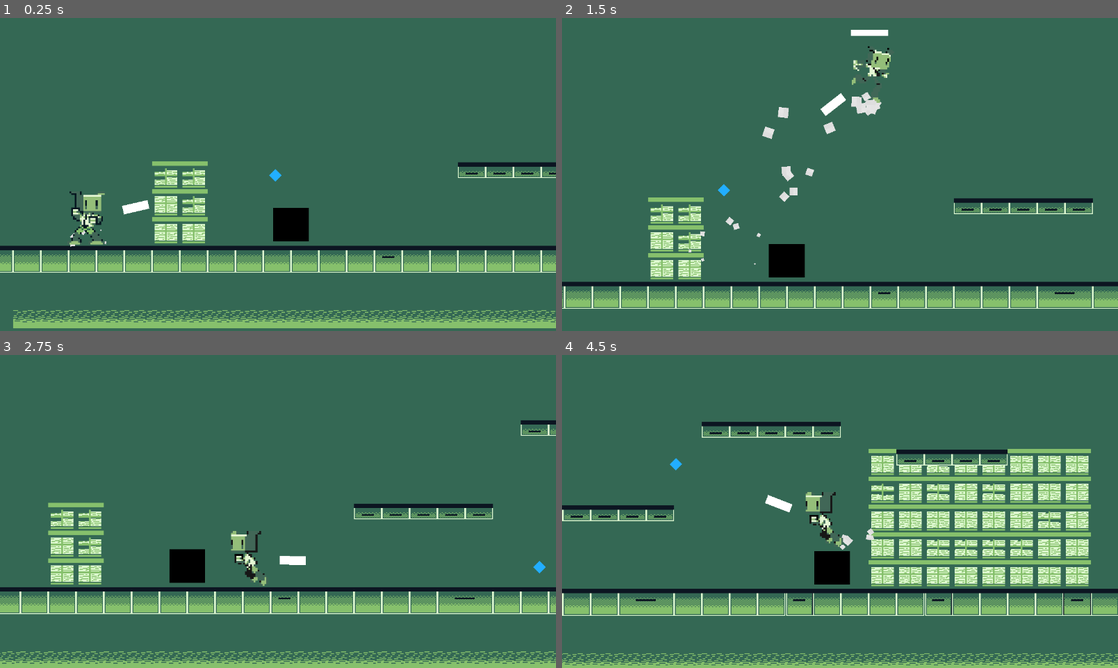
Above: before the commit, frames 1-4 (two rows, left to right).
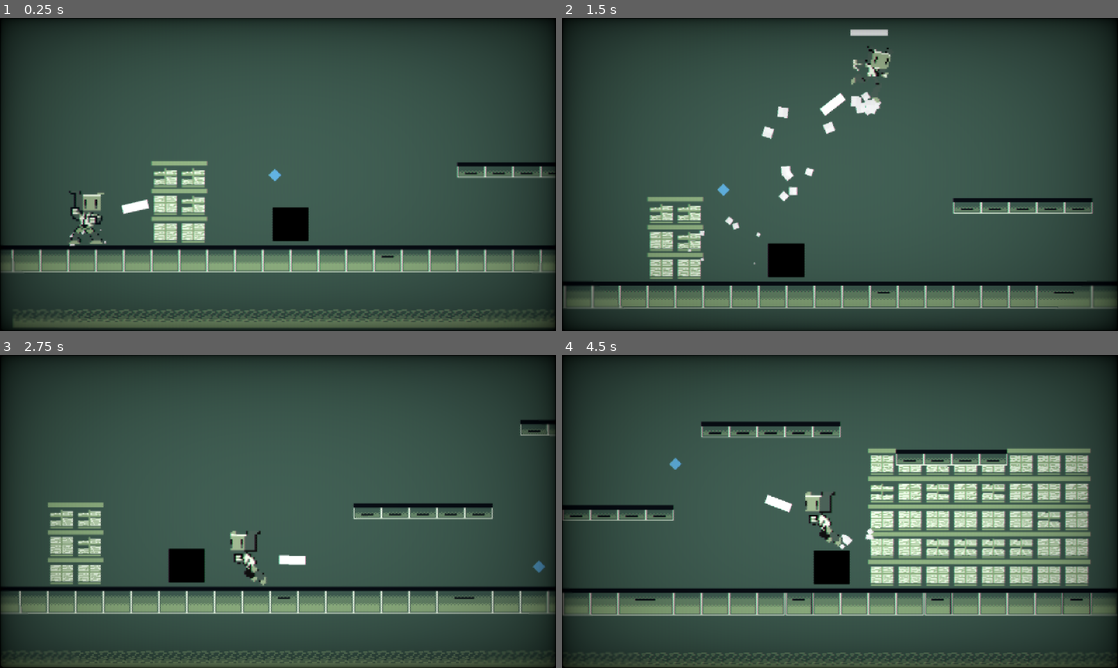
Above: after the commit, the same moments.

Repository: Joey451-OG/GMTK-24
Game: Godot game, scene res://levels/level0.tscn
Same seed, same stepped clock (60 frames per second), same inputs: the game is played once before the commit and once after it.
Inputs (mouse positions are in pixels of both pictures, inside the frame that each line leads up to):
- Up to frame 1 (0.25 s): no input
- Up to frame 2 (1.5 s): move the mouse to (840, 227) at 0.52 s; hold Shift (Sprint) 0.53-1.28 s; hold D (Right) from 0.53 s (still down); tap W (Forward) at 0.77 s; move the mouse to (728, 190) at 1.27 s; click (728, 190) at 1.35 s
- Up to frame 3 (2.75 s): tap W (Forward) at 1.52 s; move the mouse to (533, 567) at 2.02 s; release D (Right) at 2.03 s; hold A (Left) from 2.03 s (still down); hold Right mouse button (rightClick) from 2.03 s (still down)
- Up to frame 4 (4.5 s): move the mouse to (812, 574) at 2.77 s; release A (Left) at 2.78 s; release Right mouse button (rightClick) at 2.78 s; hold D (Right) 2.78-4.28 s; tap Mouse wheel down (scrollDown) at 2.85 s; tap W (Forward) at 3.02, 3.77 s; move the mouse to (1006, 558) at 3.52 s; tap Mouse wheel up (scrollUp) at 3.6 s; move the mouse to (673, 464) at 4.27 s; hold A (Left) from 4.28 s (still down); tap Shift (Sprint) at 4.35 s

The runs differ from the first frame. In frame 1, 55% of the frame differs, in the area x 0-100%, y 0-100%; in frame 2, 53%; in frame 3, 55%; in frame 4, 62%.

Commit message:
vro...
dsaflkdask

Diff:
--- a/levels/level0.tscn
+++ b/levels/level0.tscn
@@ -8,6 +8,7 @@
 [ext_resource type="PackedScene" uid="uid://clh0138n0di41" path="res://scenes/base_baddie.tscn" id="5_warsu"]
 [ext_resource type="PackedScene" uid="uid://gtw41siuxe3q" path="res://scenes/box.tscn" id="6_qjq5k"]
 [ext_resource type="PackedScene" uid="uid://covaquvadxhb2" path="res://scenes/box_handler.tscn" id="8_wjtp4"]
+[ext_resource type="PackedScene" uid="uid://5ce6ya46djxu" path="res://scenes/post_shaders.tscn" id="9_2iarj"]
 
 [sub_resource type="TileSetAtlasSource" id="TileSetAtlasSource_1x72b"]
 texture = ExtResource("2_rjcl0")
@@ -199,6 +200,8 @@
 position = Vector2(2069, 302)
 zoom = Vector2(1.5, 1.5)
 
+[node name="PostShaders" parent="." instance=ExtResource("9_2iarj")]
+
 [connection signal="send_package" from="PlayerBody/GunScene" to="." method="_recive_box"]
 [connection signal="clicked" from="Box" to="PlayerBody/GunScene" method="_capture_box"]
 [connection signal="clicked" from="Box2" to="PlayerBody/GunScene" method="_capture_box"]
--- a/levels/level2.tscn
+++ b/levels/level2.tscn
@@ -312,6 +312,8 @@
 limit_bottom = 1696
 editor_draw_limits = true
 
+[node name="PostShaders" parent="." instance=ExtResource("5_2roit")]
+
 [connection signal="send_package" from="PlayerBody/GunScene" to="." method="_recive_box"]
 [connection signal="clicked" from="Box" to="PlayerBody/GunScene" method="_capture_box"]
 [connection signal="clicked" from="Box2" to="PlayerBody/GunScene" method="_capture_box"]
--- a/scenes/UI.tscn
+++ b/scenes/UI.tscn
@@ -153,6 +153,8 @@
 "
 icon = SubResource("Texture2DRD_e72oy")
 
+[node name="AudioStreamPlayer" type="AudioStreamPlayer" parent="."]
+
 [connection signal="button_down" from="main_ui/PLAY" to="." method="_play"]
 [connection signal="button_up" from="main_ui/SETTINGS" to="." method="_settings"]
 [connection signal="button_up" from="main_ui/LEVEL" to="." method="_level_select"]
Not shown: 1 places in levels/level0.tscn that only renumber resources
Not shown: 1 places in levels/level2.tscn that only renumber resources
